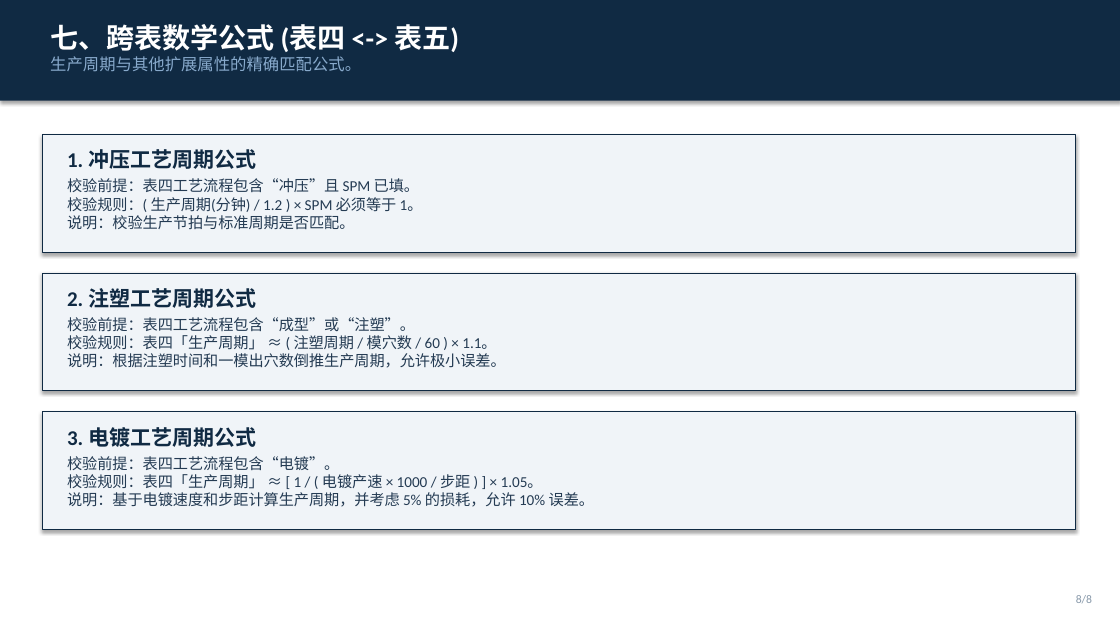
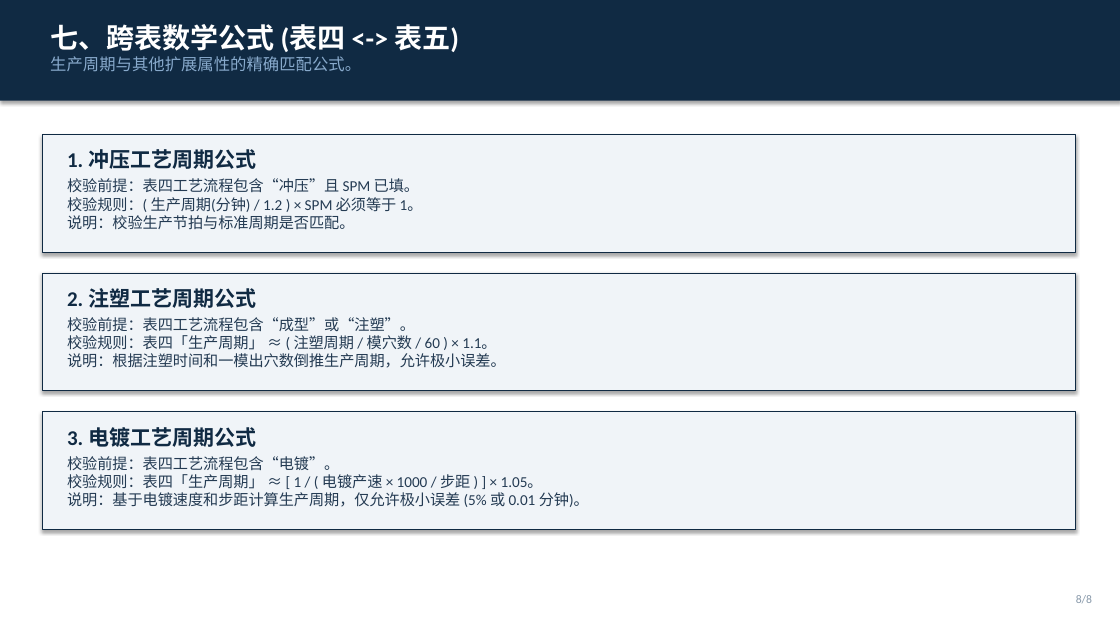
Before and after one commit to 18267313713-source/bom-check-tool, a slide deck: slide 8 of BOM_校验规则详情汇总.pptx. Drawn at 1120x630 pixels with LibreOffice and Linux fonts; fonts in the diff are those of the drawing. Boxes give left, top, right and bottom in pixels: in the first picture for what was removed or moved away, otherwise in the second. Text is boxed around its words. In the diff, an @@ line names an element or a change of style, - is before the commit and + after.

Commit message:
feat: tighten electroplating formula tolerance to 5% and update PPT Co-authored-by: monkeycode-ai <monkeycode-ai@chaitin.com>

```diff
--- a/BOM_校验规则详情汇总.pptx
+++ b/BOM_校验规则详情汇总.pptx
@@ text at box(67, 456, 589, 507): text changed @@
-校验前提：表四工艺流程包含“电镀”。
-校验规则：表四「生产周期」 ≈ [ 1 / ( 电镀产速 × 1000 / 步距 ) ] × 1.05。
-说明：基于电镀速度和步距计算生产周期，并考虑 5% 的损耗，允许 10% 误差。
+校验前提：表四工艺流程包含“电镀”。
+校验规则：表四「生产周期」 ≈ [ 1 / ( 电镀产速 × 1000 / 步距 ) ] × 1.05。
+说明：基于电镀速度和步距计算生产周期，仅允许极小误差 (5% 或 0.01 分钟)。
```
Also in this commit, not shown: 2 other files.
